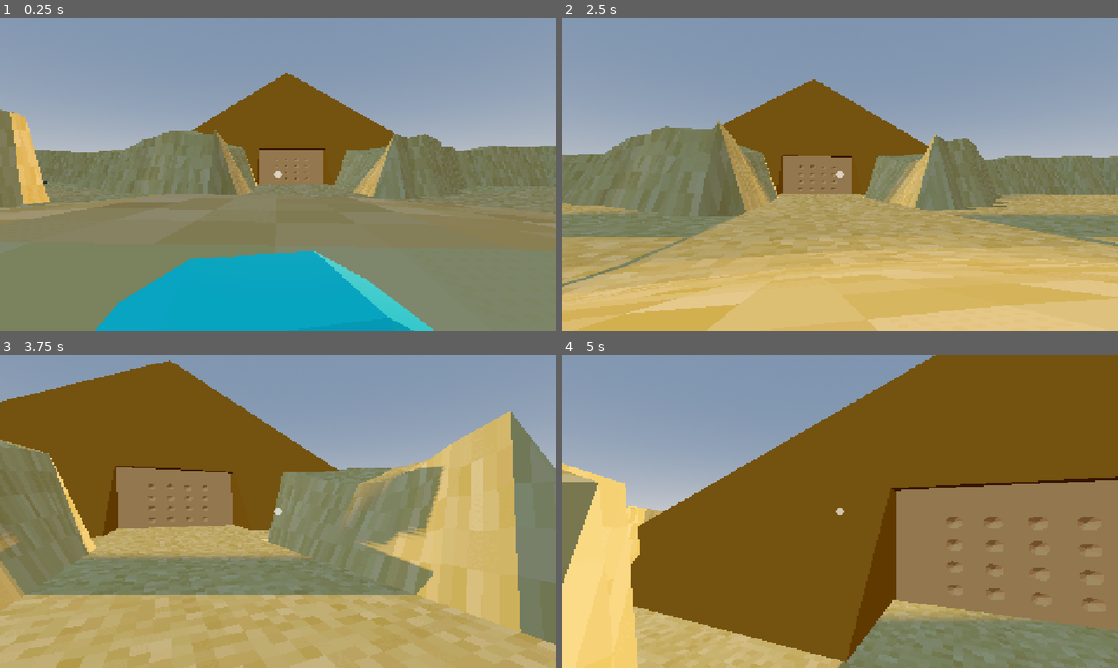
Above: before the commit, frames 1-4 (two rows, left to right).
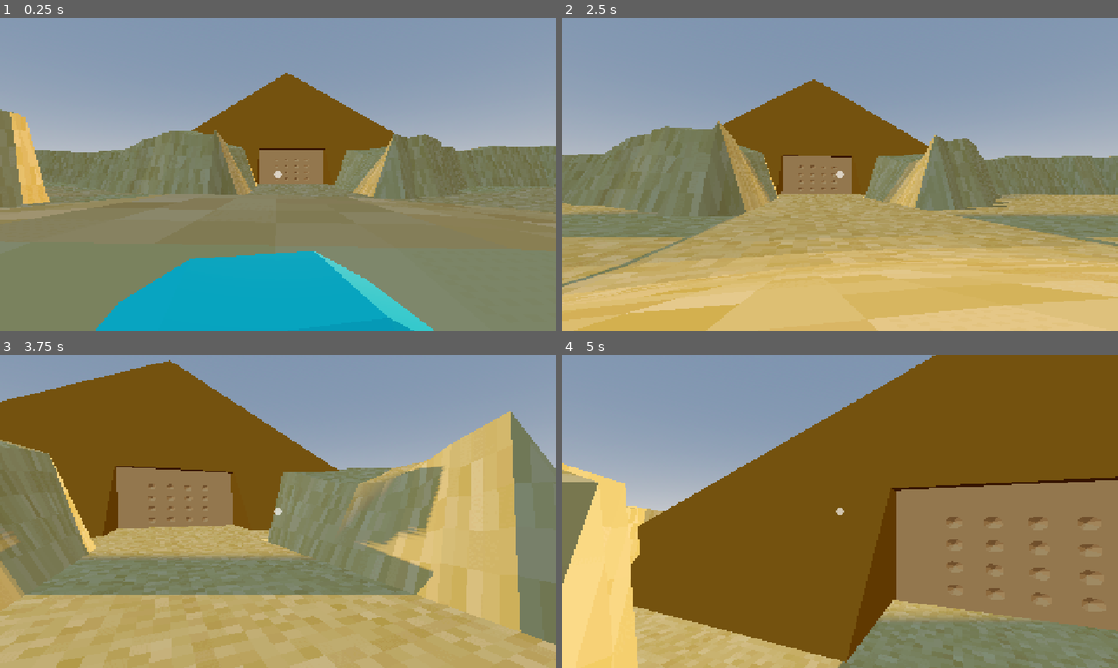
Above: after the commit, the same moments.

Repository: Octoan1/Respawn-Game-Jam-2025
Game: Godot game, scene res://scenes/main.tscn
The game is run twice, just before and just after one commit, with the same random seed, the same clock (stepped at 60 frames per second) and the same inputs.
Inputs (mouse positions are in pixels of both pictures, inside the frame that each line leads up to):
- Up to frame 1 (0.25 s): no input
- Up to frame 2 (2.5 s): tap Enter at 0.5 s; move the mouse to (867, 174) at 0.52 s; hold W (move_forward) from 0.53 s (still down); click (867, 174) at 0.6 s; tap Space (jump) at 0.77, 1.52 s; move the mouse to (812, 174) at 1.27 s; tap R (glow_interact) at 1.35 s; click (812, 174) at 1.55 s; move the mouse to (851, 168) at 2.02 s; click (851, 168) at 2.1 s
- Up to frame 3 (3.75 s): keep holding W (move_forward); move the mouse to (272, 517) at 2.77 s; tap / (secret_button) at 2.85 s; tap Space (jump) at 3.02 s; click (272, 517) at 3.05 s; move the mouse to (316, 514) at 3.52 s; click (316, 514) at 3.6 s
- Up to frame 4 (5 s): keep holding W (move_forward); tap Space (jump) at 3.77, 4.52 s; move the mouse to (795, 508) at 4.27 s; tap R (glow_interact) at 4.35 s; click (795, 508) at 4.55 s

The runs differ from the first frame. In frame 1, less than 0.1% of the frame differs, in the area x 7-9%, y 52-54%; in frame 2, less than 0.1%, in the area x 2-100%, y 44-100%; in frame 3, less than 0.1%; in frame 4, less than 0.1%.

Commit message:
Finished Code Puzzle

Diff:
--- a/scenes/CodePuzzle.tscn
+++ b/scenes/CodePuzzle.tscn
@@ -1,7 +1,8 @@
-[gd_scene load_steps=10 format=3 uid="uid://bc30qdnv660xy"]
+[gd_scene load_steps=11 format=3 uid="uid://bc30qdnv660xy"]
 
-[ext_resource type="PackedScene" uid="uid://udesrlmps4m4" path="res://scenes/environment/props/map.tscn" id="1_bokus"]
+[ext_resource type="Script" uid="uid://lfucjibrj0au" path="res://scenes/code_puzzle.gd" id="1_vg53r"]
 [ext_resource type="PackedScene" uid="uid://i8p0bkkwa0ot" path="res://scenes/environment/props/obelisk.tscn" id="2_hsdbb"]
+[ext_resource type="PackedScene" uid="uid://chric61ueb3o" path="res://scenes/environment/props/interactables/gem.tscn" id="2_s536q"]
 [ext_resource type="Script" uid="uid://ccffqgwv86wvy" path="res://scenes/environment/props/obelisk_code.gd" id="3_hsdbb"]
 [ext_resource type="PackedScene" uid="uid://bu6mjckmlx5bj" path="res://scenes/environment/props/interactables/ButtonCircle.tscn" id="4_r3jns"]
 [ext_resource type="PackedScene" uid="uid://cl8chnd7s8q24" path="res://scenes/environment/props/interactables/ButtonSquare.tscn" id="5_vg53r"]
@@ -17,11 +18,14 @@
 text = "●"
 
 [node name="CodePuzzle" type="Node3D"]
+script = ExtResource("1_vg53r")
 
-[node name="Map" parent="." instance=ExtResource("1_bokus")]
+[node name="Gem" parent="." instance=ExtResource("2_s536q")]
+transform = Transform3D(0.5, 0, 0, 0, 0.5, 0, 0, 0, 0.5, -161.32816, -7.240053, -122.95498)
+color = Color(0.47058824, 0.9764706, 0, 1)
 
 [node name="Obelisk_Square" parent="." instance=ExtResource("2_hsdbb")]
-transform = Transform3D(1.9510453, 0, 0, 0, 1.7038836, 0, 0, 0, 1.9000001, -134.01015, -14.319643, -166.58444)
+transform = Transform3D(1.9510453, 0, 0, 0, 1.7038836, 0, 0, 0, 1.9000001, 20.50113, -15.722626, 67.50032)
 script = ExtResource("3_hsdbb")
 rise_time = 18
 sink_time = 20
@@ -59,7 +63,7 @@
 mesh = SubResource("TextMesh_s12g7")
 
 [node name="Obelisk_Tri" parent="." instance=ExtResource("2_hsdbb")]
-transform = Transform3D(1.9510453, 0, 0, 0, 1.7038836, 0, 0, 0, 1.9000001, -142.1, -14.08, -166.3)
+transform = Transform3D(1.9510453, 0, 0, 0, 1.7038836, 0, 0, 0, 1.9000001, -114.22306, -16.009, -36.636032)
 script = ExtResource("3_hsdbb")
 rise_time = 12
 sink_time = 14
@@ -135,10 +139,13 @@
 mesh = SubResource("TextMesh_hmx58")
 
 [node name="ButtonCircle" parent="." instance=ExtResource("4_r3jns")]
-transform = Transform3D(1.7320454, 5.039825, 0, -2.9999907, 2.9097438, 0, 0, 0, 3.464091, -172.78647, -7.3042383, -126.81767)
+transform = Transform3D(1.7320454, 5.039825, 0, -2.9999907, 2.9097438, 0, 0, 0, 3.464091, -172.65726, -7.454601, -126.81767)
+num = 1
 
 [node name="ButtonSquare" parent="." instance=ExtResource("5_vg53r")]
-transform = Transform3D(-1.6109275, -4.894324, 0, 2.790208, -2.8257396, 0, 0, 0, 3.2218547, -172.72102, -7.0367665, -121.57422)
+transform = Transform3D(-1.6109275, -4.894324, 0, 2.790208, -2.8257396, 0, 0, 0, 3.2218547, -172.48543, -7.249918, -121.57422)
+num = 3
 
 [node name="ButtonTri" parent="." instance=ExtResource("6_s536q")]
-transform = Transform3D(-8.0391565e-08, 4.405165, -1.8391451, 1.3924229e-07, 2.543323, 3.1854928, 3.6782904, -7.8992593e-22, -1.6078315e-07, -172.51085, -7.111577, -116.849884)
+transform = Transform3D(-8.0391565e-08, 4.405165, -1.8391451, 1.3924229e-07, 2.543323, 3.1854928, 3.6782904, -7.8992593e-22, -1.6078315e-07, -172.27525, -7.4098854, -116.849884)
+num = 2
--- /dev/null
+++ b/scenes/code_puzzle.gd
@@ -0,0 +1,20 @@
+extends Node3D
+
+var code = [0,0,0]
+var won = false
+var moving = false
+var gem_y = 0
+
+func _ready() -> void:
+	gem_y = self.get_child(0).global_position.y
+	self.get_child(0).global_position.y += 50
+	self.get_child(0).visible = false
+
+func _process(delta: float) -> void:
+	if(code[0] == 1 && code[1] == 2 && code[2] == 3 && !won):
+		self.get_child(0).visible = true
+		moving = true
+		if(self.get_child(0).global_position.y > gem_y):
+			self.get_child(0).global_position.y -= delta * 10
+		else:
+			won = true
--- a/scenes/environment/props/interactables/ButtonCircle.tscn
+++ b/scenes/environment/props/interactables/ButtonCircle.tscn
@@ -5,7 +5,8 @@
 
 [sub_resource type="CylinderMesh" id="CylinderMesh_61nk8"]
 
-[sub_resource type="CylinderShape3D" id="CylinderShape3D_t7tgo"]
+[sub_resource type="BoxShape3D" id="BoxShape3D_t7tgo"]
+size = Vector3(1, 1.9941711, 1)
 
 [node name="ButtonCircle" type="Node3D"]
 script = ExtResource("1_t7tgo")
@@ -17,7 +18,8 @@
 [node name="StaticBody3D" type="StaticBody3D" parent="MeshInstance3D"]
 
 [node name="CollisionShape3D" type="CollisionShape3D" parent="MeshInstance3D/StaticBody3D"]
-shape = SubResource("CylinderShape3D_t7tgo")
+transform = Transform3D(1, 0, 0, 0, 1, 0, 0, 0, 1, 0, 0.0049286005, 0)
+shape = SubResource("BoxShape3D_t7tgo")
 
 [node name="Interactable" type="Node3D" parent="."]
 script = ExtResource("2_pvx3c")
--- a/scenes/environment/props/interactables/button_code.gd
+++ b/scenes/environment/props/interactables/button_code.gd
@@ -1,4 +1,13 @@
 extends Node3D
 
+@export var num : int
+
 func _on_button_code_interacted() -> void:
-	print("hello")
+	if(!self.get_parent().moving):
+		self.get_parent().code[0] = self.get_parent().code[1]
+		self.get_parent().code[1] = self.get_parent().code[2]
+		self.get_parent().code[2] = num
+
+		self.global_position.x -= 0.1
+		await get_tree().create_timer(0.5).timeout
+		self.global_position.x += 0.1
--- a/scenes/environment/props/key_pad.gd
+++ b/scenes/environment/props/key_pad.gd
@@ -8,6 +8,7 @@
 func _ready() -> void:
 	key_pad_y = self.global_position.y
 	gem_y = self.get_parent().get_child(0).global_position.y
+
 func _process(delta: float) -> void:
 	if(code[0] == 4 && code[1] == 2 && code[2] == 7 && !won):
 		if(self.global_position.y > key_pad_y - 1):
--- a/scenes/main.tscn
+++ b/scenes/main.tscn
@@ -13,7 +13,6 @@
 [ext_resource type="PackedScene" uid="uid://chric61ueb3o" path="res://scenes/environment/props/interactables/gem.tscn" id="10_eb6dy"]
 [ext_resource type="Script" uid="uid://bt12wcgor20dm" path="res://scenes/environment/props/obelisk.gd" id="11_trceg"]
 [ext_resource type="Texture2D" uid="uid://dsqdrajec6dag" path="res://assets/interaction_crosshair.png" id="11_ya4ey"]
-[ext_resource type="PackedScene" uid="uid://bc30qdnv660xy" path="res://scenes/CodePuzzle.tscn" id="12_a8y0u"]
 
 [sub_resource type="GDScript" id="GDScript_tbgi4"]
 resource_name = "GlobalInputs"
@@ -248,9 +247,6 @@
 [node name="Gem12" parent="Objects/GemContainer" instance=ExtResource("10_eb6dy")]
 transform = Transform3D(1, 0, 0, 0, 1, 0, 0, 0, 1, -12.271912, -18.364363, 27.478273)
 color = Color(5.0055983e-06, 0.8389714, 0.88756067, 1)
-
-[node name="CodePuzzle" parent="Objects" instance=ExtResource("12_a8y0u")]
-transform = Transform3D(2, 0, 0, 0, 2, 0, 0, 0, 2, 0, 0, 0)
 
 [node name="UI" type="Node" parent="."]
 unique_name_in_owner = true
Not shown, added: scenes/code_puzzle.gd.uid
Not shown: 1 places in scenes/main.tscn that only renumber resources
